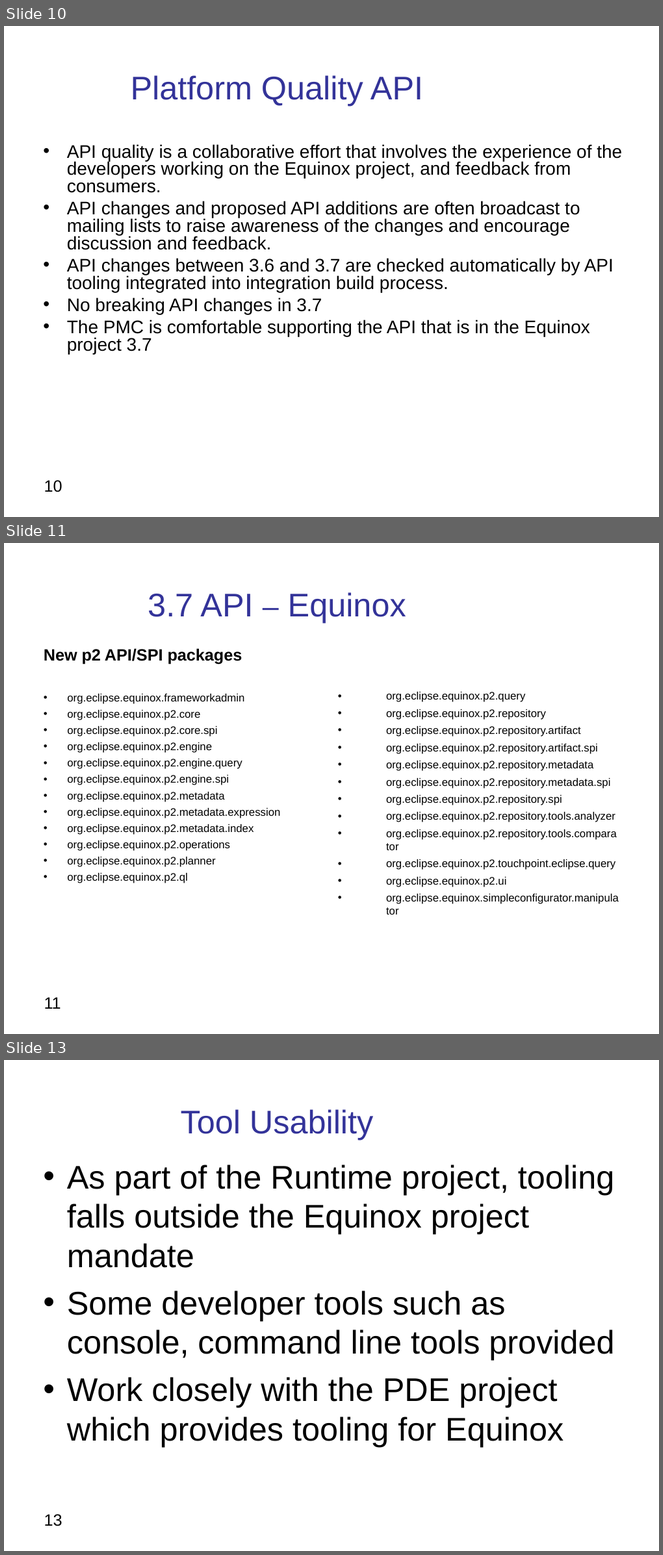
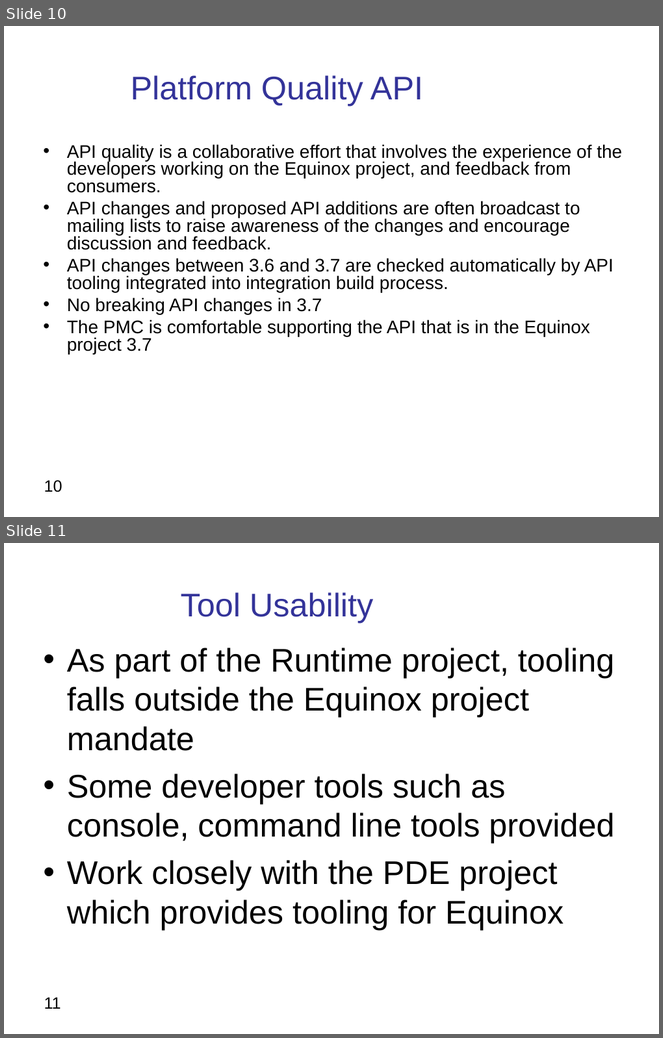
Before and after one commit to eclipse-equinox/equinox-website, a slide deck: documents/release-reviews/indigo/Equinox Project 3.7Release Review.odp. Shown one above the other, each under a label of ours: slides 10, 11 and 13 before the commit, slides 10 and 11 after it; the slides between them are not shown. The pictures are 663x1555 and 663x1038 pixels, drawn with LibreOffice and Linux fonts; fonts in the diff are those of the drawing. Boxes give left, top, right and bottom in pixels: in the first picture for what was removed or moved away, otherwise in the second. Text is boxed around its words. In the diff, an @@ line names an element or a change of style, - is before the commit and + after.

```diff
--- a/documents/release-reviews/indigo/Equinox Project 3.7Release Review.odp
+++ b/documents/release-reviews/indigo/Equinox Project 3.7Release Review.odp
@@ slide 11 removed at (4, 543, 659, 1034), background #FFFFFF @@
@@ title removed at (148, 592, 406, 623) @@
-3.7 API – Equinox
@@ text removed at (44, 648, 280, 884) @@
-New p2 API/SPI packages
-• org.eclipse.equinox.frameworkadmin
-• org.eclipse.equinox.p2.core
-• org.eclipse.equinox.p2.core.spi
-• org.eclipse.equinox.p2.engine
-• org.eclipse.equinox.p2.engine.query
-• org.eclipse.equinox.p2.engine.spi
-• org.eclipse.equinox.p2.metadata
-• org.eclipse.equinox.p2.metadata.expression
-• org.eclipse.equinox.p2.metadata.index
-• org.eclipse.equinox.p2.operations
-• org.eclipse.equinox.p2.planner
-• org.eclipse.equinox.p2.ql
@@ text removed at (386, 692, 619, 904) @@
-• org.eclipse.equinox.p2.query
-• org.eclipse.equinox.p2.repository
-• org.eclipse.equinox.p2.repository.artifact
-• org.eclipse.equinox.p2.repository.artifact.spi
-• org.eclipse.equinox.p2.repository.metadata
-• org.eclipse.equinox.p2.repository.metadata.spi
-• org.eclipse.equinox.p2.repository.spi
-• org.eclipse.equinox.p2.repository.tools.analyzer
-• org.eclipse.equinox.p2.repository.tools.comparator
-• org.eclipse.equinox.p2.touchpoint.eclipse.query
-• org.eclipse.equinox.p2.ui
-• org.eclipse.equinox.simpleconfigurator.manipulator
@@ page number removed at (44, 997, 61, 1009) @@
-11
@@ what was slide 13 is now slide 11 @@
@@ page number at (44, 997, 61, 1009): text changed @@
-13
+11
```
Also in this commit, not shown: 5 slides changed, 1 other slide removed, 1 other file.
